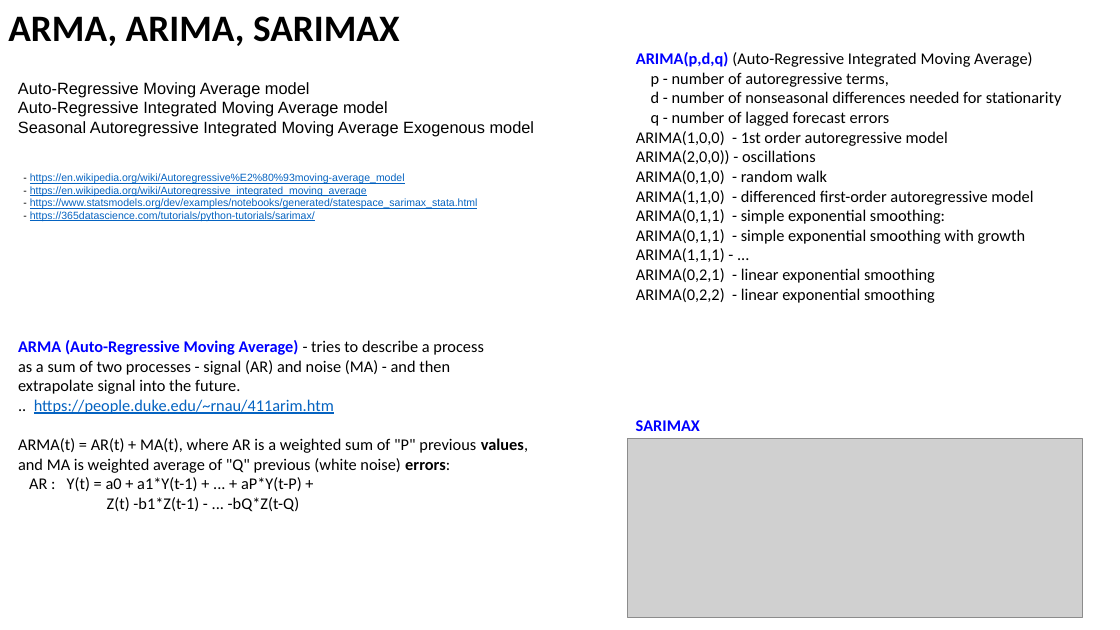
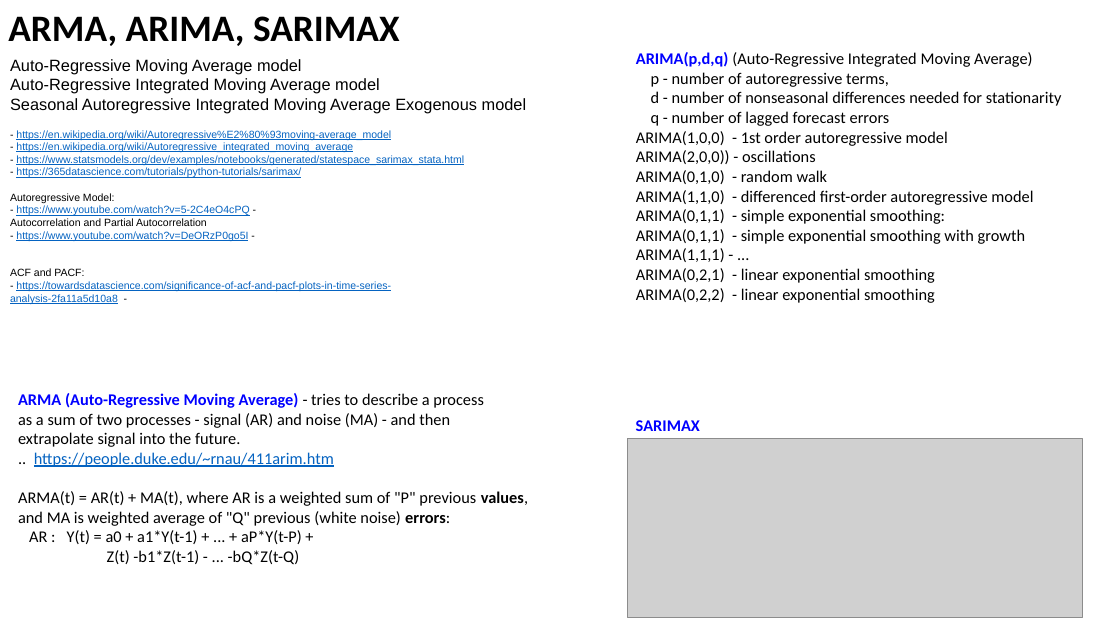
Before and after one commit to lselector/ml_ai_doc, a slide deck: slide 10 of Time_Series_Forecasting.pptx. Drawn at 1120x630 pixels with LibreOffice and Linux fonts; fonts in the diff are those of the drawing; grey boxes stand for pictures. Boxes give left, top, right and bottom in pixels: in the first picture for what was removed or moved away, otherwise in the second. Text is boxed around its words. In the diff, an @@ line names an element or a change of style, - is before the commit and + after.

Commit message:
Updated ROC Medical and Time Series Forecasting

```diff
--- a/Time_Series_Forecasting.pptx
+++ b/Time_Series_Forecasting.pptx
@@ text "Auto-Regressive Moving Average model": place and size @@
-text "Auto-Regressive Moving Average model" at box(18, 82, 535, 137)
+text "Auto-Regressive Moving Average model" at box(10, 59, 527, 114)
@@ text "- https://en.wikipedia.org/wiki/Autoregressive%E2%80%93movin ...": place and size @@
-text "- https://en.wikipedia.org/wiki/Autoregressive%E2%80%93movin ..." at box(30, 173, 478, 221)
+text "- https://en.wikipedia.org/wiki/Autoregressive%E2%80%93movin ..." at box(10, 130, 464, 304)
@@ text at box(10, 193, 391, 304): paragraphs added @@
+Autoregressive Model:
+- https://www.youtube.com/watch?v=5-2C4eO4cPQ -
+Autocorrelation and Partial Autocorrelation
+- https://www.youtube.com/watch?v=DeORzP0go5I -
+ACF and PACF:
+- https://towardsdatascience.com/significance-of-acf-and-pacf-plots-in-time-series-analysis-2fa11a5d10a8 -
@@ text "ARMA (Auto-Regressive Moving Average) - ...": place and size @@
-text "ARMA (Auto-Regressive Moving Average) - ..." at box(18, 340, 528, 512)
+text "ARMA (Auto-Regressive Moving Average) - ..." at box(18, 393, 528, 565)
```
Also in this commit, not shown: 1 other file.
